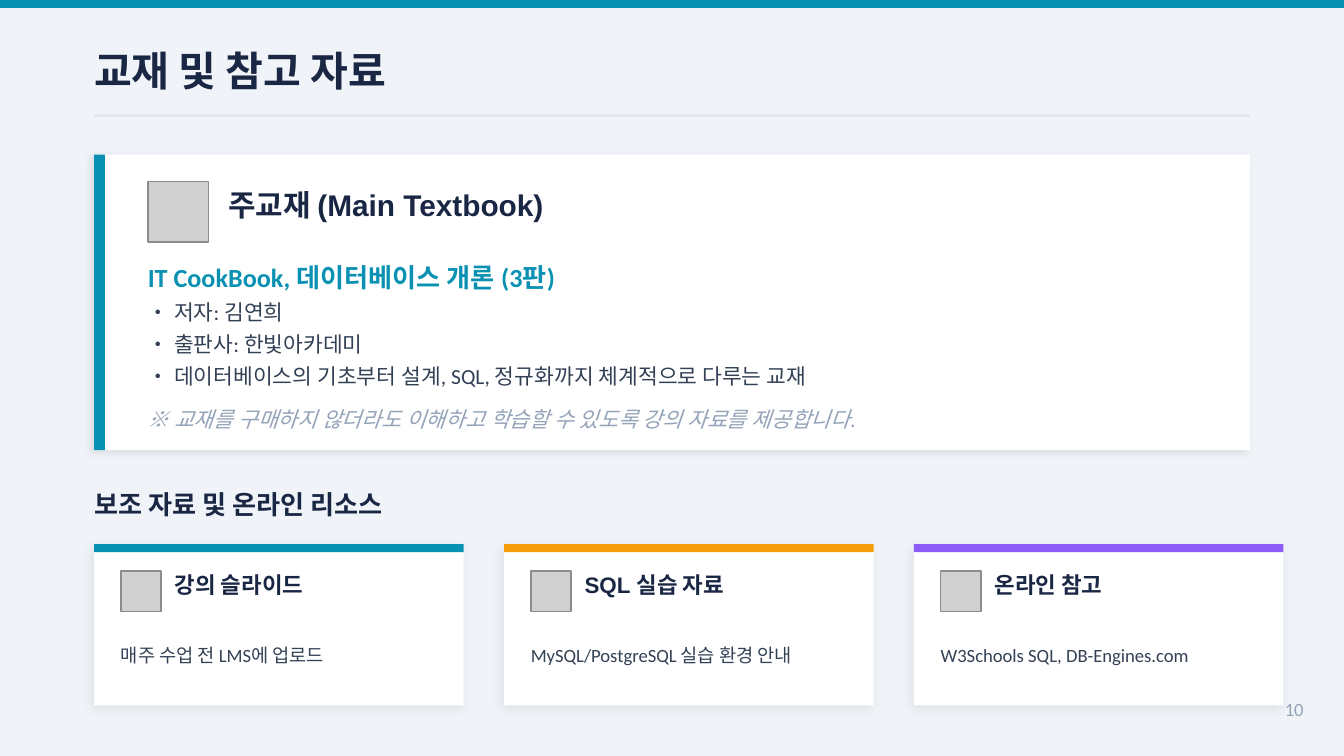
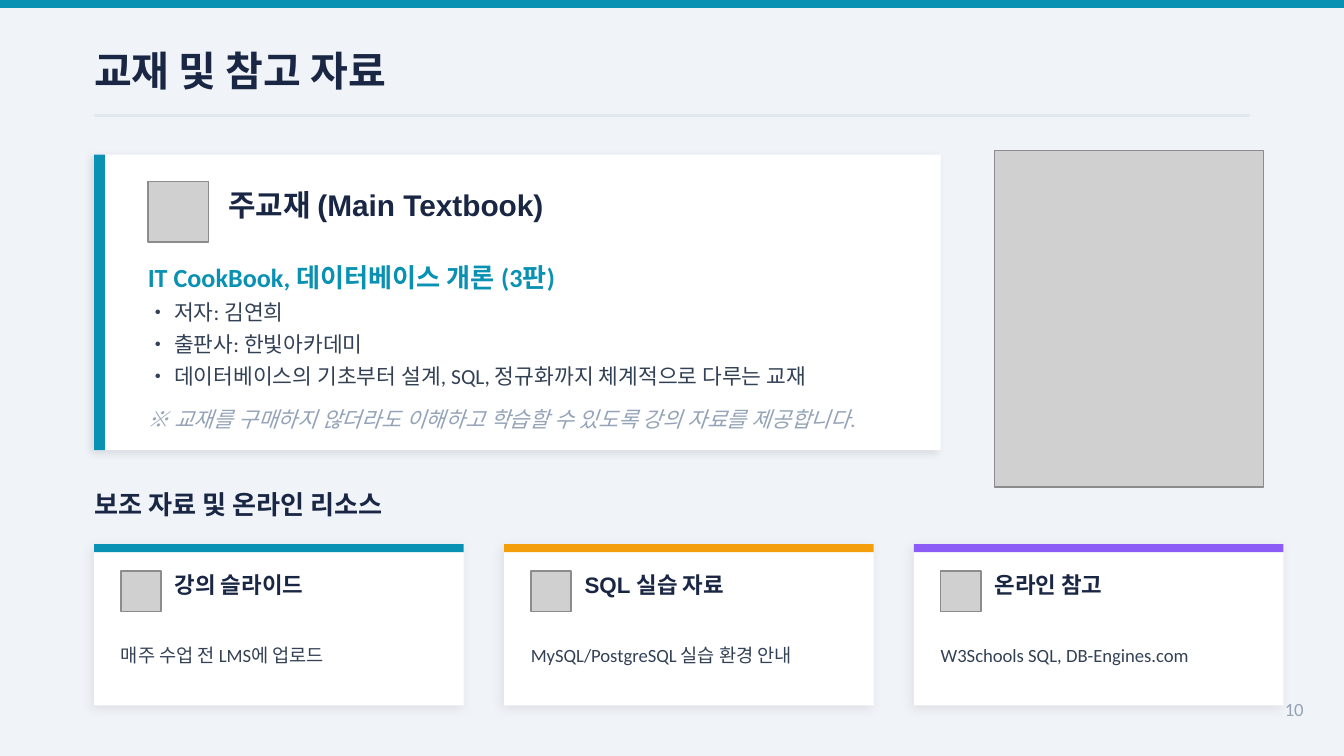
Before and after one commit to Sangdon-Park/Sangdon-Park.github.io, a slide deck: slide 10 of data/DB시스템/0장_데이터베이스시스템_Preview.pptx. Drawn at 1344x756 pixels with LibreOffice and Linux fonts; fonts in the diff are those of the drawing; grey boxes stand for pictures. Boxes give left, top, right and bottom in pixels: in the first picture for what was removed or moved away, otherwise in the second. Text is boxed around its words. In the diff, an @@ line names an element or a change of style, - is before the commit and + after.

```diff
--- a/data/DB시스템/0장_데이터베이스시스템_Preview.pptx
+++ b/data/DB시스템/0장_데이터베이스시스템_Preview.pptx
@@ rectangle: place and size @@
-rectangle at <box>94,155,1250,450</box>
+rectangle at <box>94,155,941,450</box>
@@ picture added at <box>995,151,1263,487</box> @@
```
Also in this commit, not shown: 2 other slides changed, 1 other file.
